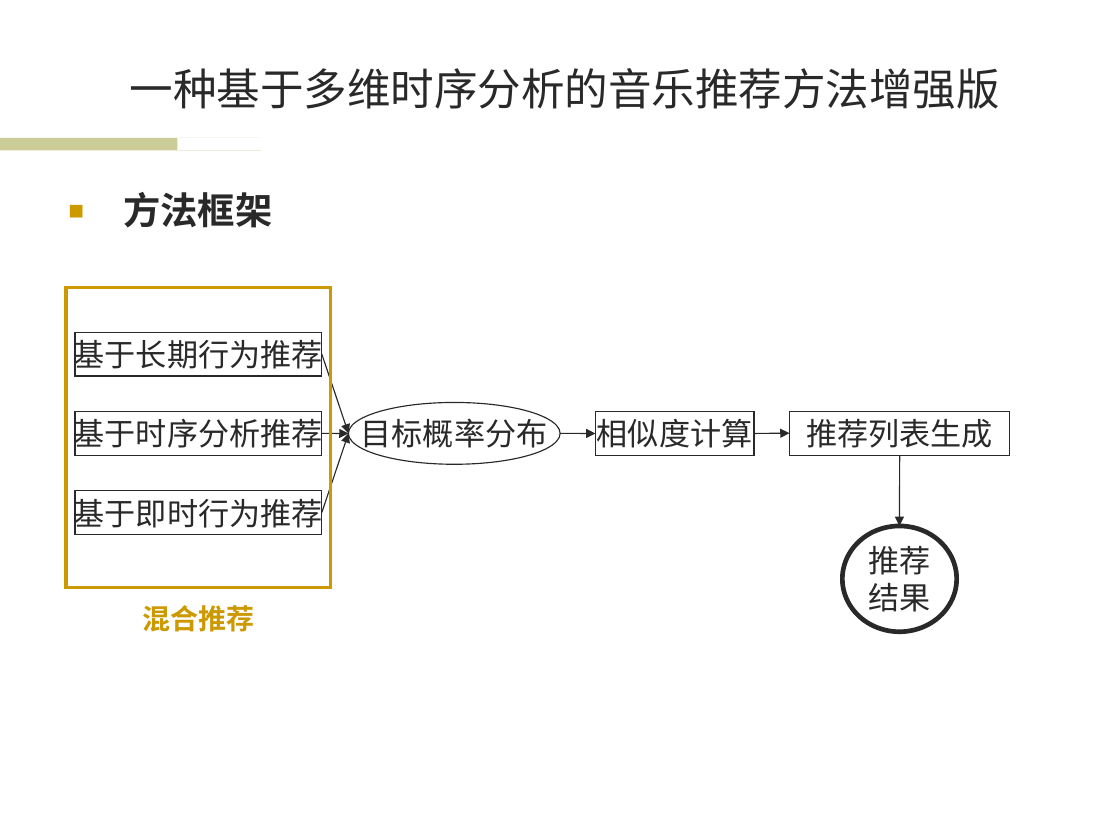
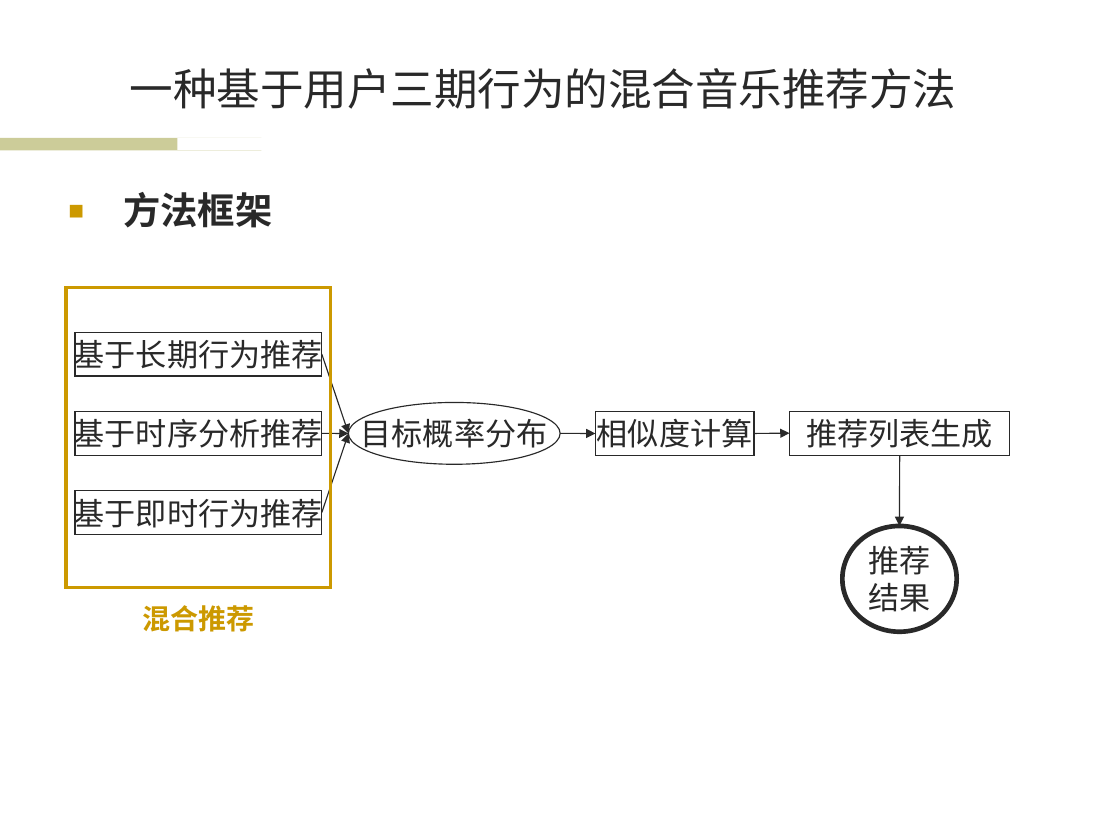
Before and after one commit to wwssttt/NJUThesis, a slide deck: slide 9 of ppt/一种基于时间序列分析的个性化音乐推荐系统及其实现.ppt (slide 8 before the commit). Drawn at 1120x840 pixels with LibreOffice and Linux fonts; fonts in the diff are those of the drawing; background and template pictures are left out. Boxes give left, top, right and bottom in pixels: in the first picture for what was removed or moved away, otherwise in the second. Text is boxed around its words. In the diff, an @@ line names an element or a change of style, - is before the commit and + after.

```diff
--- a/ppt/一种基于时间序列分析的个性化音乐推荐系统及其实现.ppt
+++ b/ppt/一种基于时间序列分析的个性化音乐推荐系统及其实现.ppt
@@ title at bbox=[130, 68, 956, 109]: text changed @@
-一种基于多维时序分析的音乐推荐方法增强版
+一种基于用户三期行为的混合音乐推荐方法
```
Also in this commit, not shown: 5 other slides changed, 3 slides added, 1 slide removed.
